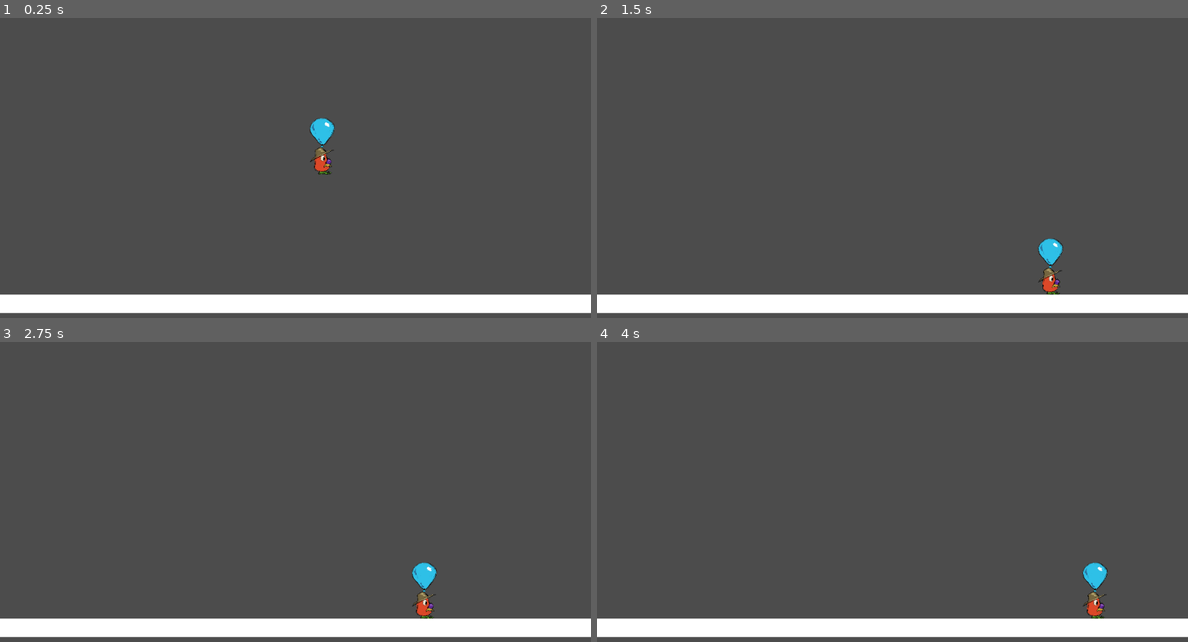
Above: before the commit, frames 1-4 (two rows, left to right).
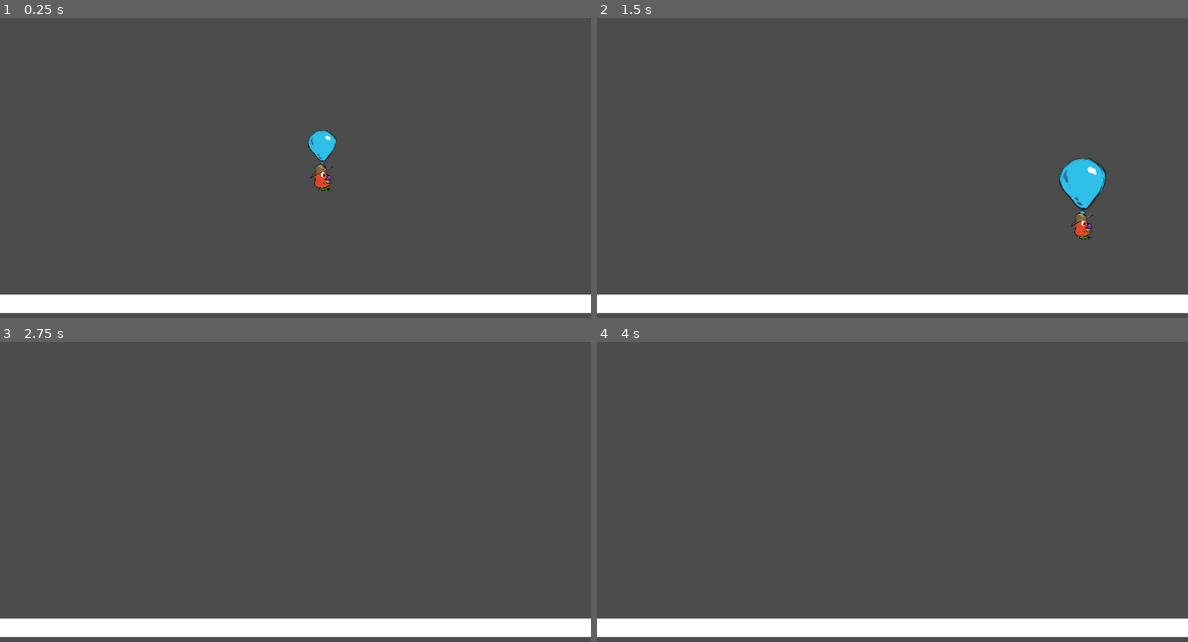
Above: after the commit, the same moments.

Repository: Vikeo/LudumDare50
Game: Godot game, scene res://Scenes/TestLevel.tscn
Two runs of this game, one before a commit and one after it. Both use one fixed random seed, a clock stepped at 60 frames per second and the inputs below.
Inputs:
- Up to frame 1 (0.25 s): no input
- Up to frame 2 (1.5 s): hold Right (player_right) from 0.53 s (still down); tap Space (player_jump) at 0.6, 0.77, 1.07 s; tap Ctrl (player_modifiy) at 1.35 s
- Up to frame 3 (2.75 s): tap Space (player_jump) at 1.52, 1.55, 1.82, 2.1 s; release Right (player_right) at 2.03 s; hold Left (player_left) from 2.03 s (still down)
- Up to frame 4 (4 s): tap Enter at 2.75 s; release Left (player_left) at 2.78 s; hold Right (player_right) from 2.78 s (still down); tap Ctrl (player_modifiy) at 2.85 s; tap Space (player_jump) at 3.02, 3.05, 3.32, 3.5, 3.6, 3.77 s

The runs differ from the first frame. In frame 1, 0.7% of the frame differs, in the area x 52-57%, y 33-58%; in frame 2, 1.7%, in the area x 74-87%, y 46-93%; in frame 3, 0.5%; in frame 4, 0.5%.

Commit message:
tweaked movement and added balloon growth

Diff:
--- a/Scenes/Actors/Player/Fall.gd
+++ b/Scenes/Actors/Player/Fall.gd
@@ -3,10 +3,8 @@
 
 func physics_update(delta: float) -> void:
 
-#	player.velocity.y = lerp(player.velocity.y, player.gravity_force, player.jump_force * delta)
-	player.velocity.y = player.gravity_force
-	print(player.velocity.y)
+	if player.vertical_velocity != player.max_gravity_force:
+		player.vertical_velocity = player.max_gravity_force
 
 	if player.is_on_floor():
-		print("ON FLOOR")
 		state_machine.transition_to("Idle")
--- a/Scenes/Actors/Player/Idle.gd
+++ b/Scenes/Actors/Player/Idle.gd
@@ -2,23 +2,32 @@
 extends PlayerState
 
 func enter(_msg := {}) -> void:
-	player.velocity = Vector2.ZERO
+	pass
 
 func update(delta: float) -> void:
 	# If you have platforms that break when standing on them, you need that check for
 	# the character to fall.
-#	if not player.is_on_floor():
-#		state_machine.transition_to("Air")
-#		return
+	if not player.is_on_floor():
+		state_machine.transition_to("Fall")
+		return
 
 	if Input.is_action_just_pressed("player_jump"):
 		# As we'll only have one air state for both jump and fall, we use the `msg` dictionary
 		# to tell the next state that we want to jump.
 		state_machine.transition_to("Jump")
 
-	if Input.is_action_just_pressed("player_left") or Input.is_action_just_pressed("player_right"):
-		state_machine.transition_to("Run")
-
-	if Input.is_action_just_pressed("player_left") or Input.is_action_just_pressed("player_right"):
+	if Input.is_action_pressed("player_left") or Input.is_action_pressed("player_right"):
 		if Input.is_action_pressed("player_modifiy"):
 			state_machine.transition_to("RunNoBalloon")
+		else:
+			state_machine.transition_to("Run")
+
+func physics_update(delta: float) -> void:
+
+	if player.vertical_velocity != player.max_gravity_force:
+		player.vertical_velocity = player.max_gravity_force
+
+	if player.velocity.x < player.idle_limit and player.velocity.x > -player.idle_limit:
+		player.velocity.x = 0
+	else:
+		player.velocity.x = lerp(player.velocity.x, 0, player.friction * delta)
--- a/Scenes/Actors/Player/Jump.gd
+++ b/Scenes/Actors/Player/Jump.gd
@@ -1,28 +1,23 @@
 #Jump.gd
 extends PlayerState
-
-export var jump_extension_limit : float = 1.0
 
 onready var timer : Timer = $JumpHoldTimer
 
 func enter(msg = {}) -> void:
-	timer.wait_time = jump_extension_limit
+	timer.wait_time = player.jump_extension_limit
 	timer.start()
-	print("Jump")
 
 func exit():
 	timer.stop()
-	print("exiting")
 
 func handle_input(_event: InputEvent) -> void:
 	if Input.is_action_just_released("player_jump"):
-		# As we'll only have one air state for both jump and fall, we use the `msg` dictionary
-		# to tell the next state that we want to jump.
 		state_machine.transition_to("Fall")
-		print("Stopped")
 
 func physics_update(delta: float) -> void:
-	player.velocity.y = -player.jump_force
+	if player.vertical_velocity != -player.jump_force:
+		player.vertical_velocity = -player.jump_force
+	player.velocity.y = player.vertical_velocity
 
 func _on_JumpHoldTimer_timeout():
 	print("auto stop!")
--- a/Scenes/Actors/Player/Player.gd
+++ b/Scenes/Actors/Player/Player.gd
@@ -4,9 +4,11 @@
 #Player exports
 export var acceleration:float = 10.0
 export var friction:float = 5.0
+export var air_friction:float = 2.0
 export var max_speed:float = 500.0
+
 export var jump_force:float = 200.0
-export var gravity_force:float = 500.0
+export var max_gravity_force:float = 500.0
 
 #Run exports
 export var idle_limit:float = 1.0
@@ -22,15 +24,23 @@
 export var nb_jump_force:float = 200.0
 export var nb_gravity_force:float = 30.0
 
+#JumpExports
+export var jump_extension_limit : float = 0.5
+
 var velocity:Vector2 = Vector2.ZERO
 var input_vector:Vector2 = Vector2.ZERO
+var vertical_velocity:float = 0.0
 
 # Called when the node enters the scene tree for the first time.
 func _ready():
-	pass # Replace with function body.
+	vertical_velocity = max_gravity_force
 
 func _physics_process(delta: float) -> void:
-		velocity = move_and_slide(velocity, Vector2.UP)
+	apply_gravity(delta)
+	velocity = move_and_slide(velocity, Vector2.UP)
 # Called every frame. 'delta' is the elapsed time since the previous frame.
 func _process(delta: float) -> void:
 	pass
+
+func apply_gravity(delta : float) -> void:
+	velocity.y = lerp(velocity.y, vertical_velocity, air_friction * delta)
--- a/Scenes/Actors/Player/Player.tscn
+++ b/Scenes/Actors/Player/Player.tscn
@@ -9,6 +9,7 @@
 [ext_resource path="res://Scenes/Actors/Player/Jump.gd" type="Script" id=7]
 [ext_resource path="res://Scenes/Actors/Player/Fall.gd" type="Script" id=8]
 [ext_resource path="res://Scenes/Actors/Player/RunNoBalloon.gd" type="Script" id=9]
+[ext_resource path="res://Scenes/Actors/Player/PlayerBalloon.gd" type="Script" id=10]
 
 [sub_resource type="CapsuleShape2D" id=1]
 
@@ -19,7 +20,6 @@
 script = ExtResource( 1 )
 friction = 10.0
 jump_force = 500.0
-gravity_force = 300.0
 
 [node name="Sprite" type="Sprite" parent="."]
 position = Vector2( 0, -25 )
@@ -30,6 +30,19 @@
 position = Vector2( 0, -20 )
 shape = SubResource( 1 )
 
+[node name="Balloon" type="Area2D" parent="."]
+position = Vector2( 0, -50 )
+script = ExtResource( 10 )
+
+[node name="Sprite" type="Sprite" parent="Balloon"]
+position = Vector2( 0, -22 )
+scale = Vector2( 0.1, 0.1 )
+texture = ExtResource( 6 )
+
+[node name="CollisionShape2D" type="CollisionShape2D" parent="Balloon"]
+position = Vector2( 0, -27 )
+shape = SubResource( 2 )
+
 [node name="StateMachine" type="Node" parent="."]
 script = ExtResource( 4 )
 initial_state = NodePath("Idle")
@@ -39,7 +52,6 @@
 
 [node name="Run" type="Node" parent="StateMachine"]
 script = ExtResource( 3 )
-turn_limit = 0.0
 
 [node name="Jump" type="Node" parent="StateMachine"]
 script = ExtResource( 7 )
@@ -52,21 +64,5 @@
 
 [node name="RunNoBalloon" type="Node" parent="StateMachine"]
 script = ExtResource( 9 )
-nb_turn_limit = 0.0
-nb_acceleration = 20.0
-nb_friction = 20.0
-nb_max_speed = 300.0
-
-[node name="Balloon" type="Area2D" parent="."]
-position = Vector2( 0, -50 )
-
-[node name="Sprite" type="Sprite" parent="Balloon"]
-position = Vector2( 0, -22 )
-scale = Vector2( 0.1, 0.1 )
-texture = ExtResource( 6 )
-
-[node name="CollisionShape2D" type="CollisionShape2D" parent="Balloon"]
-position = Vector2( 0, -27 )
-shape = SubResource( 2 )
 
 [connection signal="timeout" from="StateMachine/Jump/JumpHoldTimer" to="StateMachine/Jump" method="_on_JumpHoldTimer_timeout"]
--- /dev/null
+++ b/Scenes/Actors/Player/PlayerBalloon.gd
@@ -0,0 +1,4 @@
+extends Area2D
+
+func _process(delta: float) -> void:
+	scale += Vector2.ONE * 0.01
--- a/Scenes/Actors/Player/Run.gd
+++ b/Scenes/Actors/Player/Run.gd
@@ -9,9 +9,12 @@
 	# A good alternative would be to define a `get_input_direction()` function on the `Player.gd`
 	# script to avoid duplicating these lines in every script.
 	if Input.is_action_just_pressed("player_jump"):
-		# As we'll only have one air state for both jump and fall, we use the `msg` dictionary
-		# to tell the next state that we want to jump.
 		state_machine.transition_to("Jump")
+		return
+
+	if not player.is_on_floor():
+		state_machine.transition_to("Fall")
+		return
 
 	player.input_vector.x = Input.get_action_strength("player_right") - Input.get_action_strength("player_left")
 	if player.input_vector.x < 0:
--- a/Scenes/Actors/Player/StateMachine.gd
+++ b/Scenes/Actors/Player/StateMachine.gd
@@ -22,7 +22,6 @@
 
 func _process(delta: float) -> void:
 	state.update(delta)
-	print(state)
 
 func _physics_process(delta: float) -> void:
 	state.physics_update(delta)
--- a/Scenes/TestLevel.tscn
+++ b/Scenes/TestLevel.tscn
@@ -11,7 +11,7 @@
 position = Vector2( 558, 303 )
 
 [node name="Floor" type="StaticBody2D" parent="."]
-position = Vector2( 0, 512 )
+position = Vector2( -1024, 512 )
 
 [node name="ColorRect" type="ColorRect" parent="Floor"]
 margin_right = 1024.0
@@ -20,3 +20,25 @@
 [node name="CollisionShape2D" type="CollisionShape2D" parent="Floor"]
 position = Vector2( 512, 16 )
 shape = SubResource( 1 )
+
+[node name="Floor2" type="StaticBody2D" parent="."]
+position = Vector2( 0, 512 )
+
+[node name="ColorRect" type="ColorRect" parent="Floor2"]
+margin_right = 1024.0
+margin_bottom = 32.0
+
+[node name="CollisionShape2D" type="CollisionShape2D" parent="Floor2"]
+position = Vector2( 512, 16 )
+shape = SubResource( 1 )
+
+[node name="Floor3" type="StaticBody2D" parent="."]
+position = Vector2( 1024, 512 )
+
+[node name="ColorRect" type="ColorRect" parent="Floor3"]
+margin_right = 1024.0
+margin_bottom = 32.0
+
+[node name="CollisionShape2D" type="CollisionShape2D" parent="Floor3"]
+position = Vector2( 512, 16 )
+shape = SubResource( 1 )
Not shown: 1 places in Scenes/Actors/Player/Player.tscn that only renumber resources
